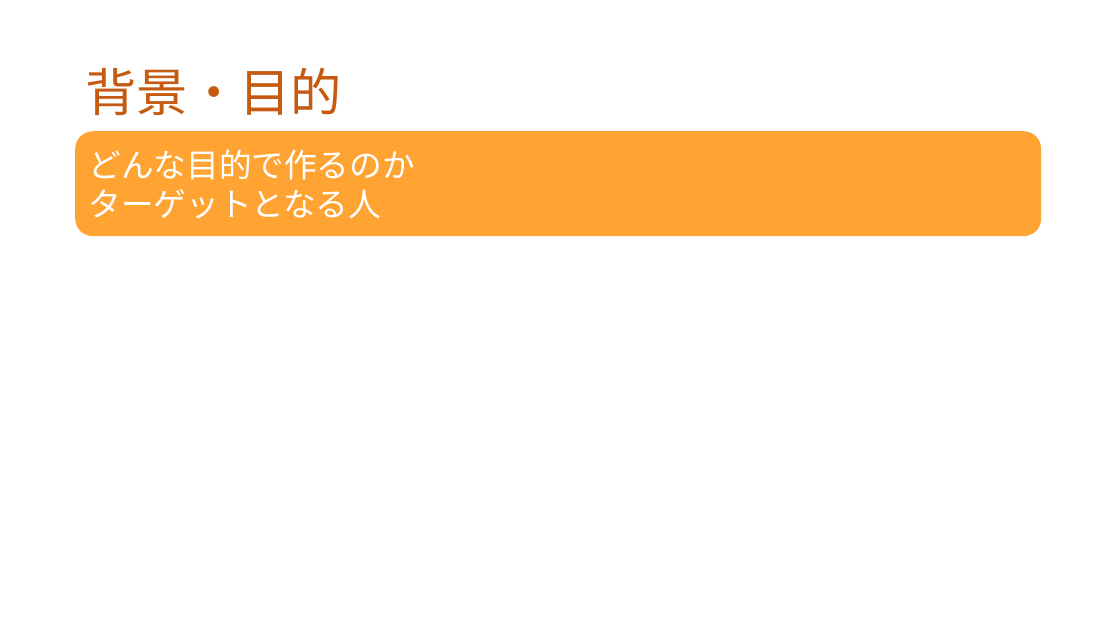
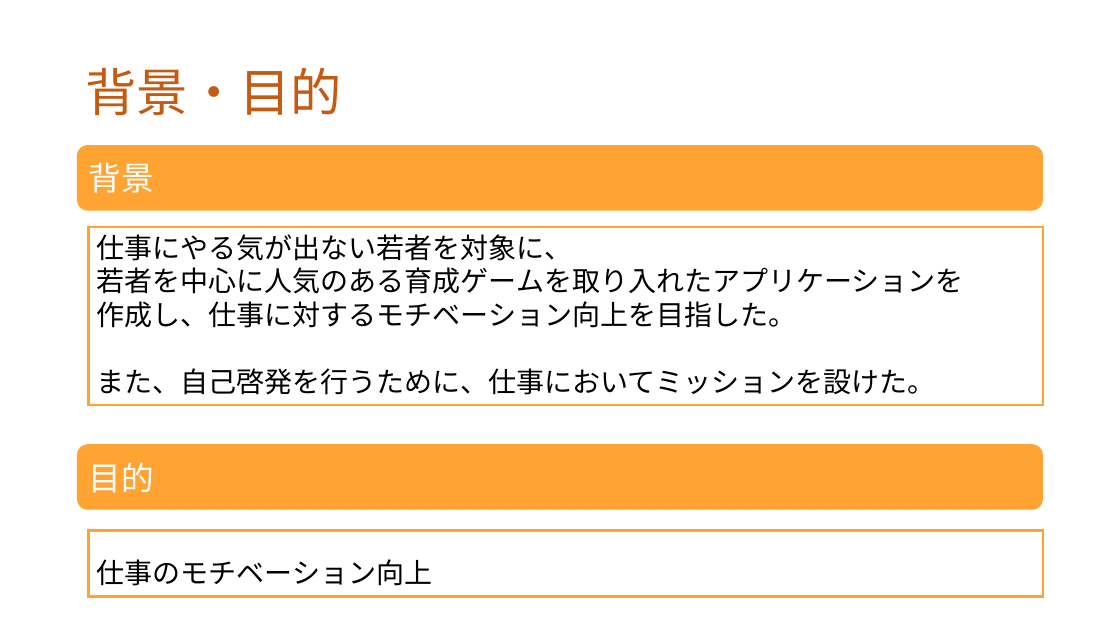
Before and after one commit to dojo2022/F-3, a slide deck: slide 4 of doc/プレゼン資料_F3_なかおっち.pptx. Drawn at 1120x630 pixels with LibreOffice and Linux fonts; fonts in the diff are those of the drawing. Boxes give left, top, right and bottom in pixels: in the first picture for what was removed or moved away, otherwise in the second. Text is boxed around its words. In the diff, an @@ line names an element or a change of style, - is before the commit and + after.

```diff
--- a/doc/プレゼン資料_F3_なかおっち.pptx
+++ b/doc/プレゼン資料_F3_なかおっち.pptx
@@ rounded rectangle added at <box>77,145,1044,211</box>, fill #FFA333, 28 pt, text #FFFFFF @@
+背景
@@ rectangle added at <box>89,227,1044,405</box>, outline #FFA333 2.25 pt @@
@@ text added at <box>97,234,964,395</box>, 24 pt, text #000000 @@
+仕事にやる気が出ない若者を対象に、
+若者を中心に人気のある育成ゲームを取り入れたアプリケーションを
+作成し、仕事に対するモチベーション向上を目指した。
+また、自己啓発を行うために、仕事においてミッションを設けた。
@@ rounded rectangle "目的": place and size @@
-rounded rectangle "目的" at <box>76,131,1042,236</box>
+rounded rectangle "目的" at <box>77,444,1044,510</box>
@@ text in rounded rectangle at <box>88,462,153,493</box>: text changed @@
-どんな目的で作るのか
-ターゲットとなる人
+目的
@@ rectangle added at <box>89,530,1044,597</box>, outline #FFA333 2.25 pt @@
@@ text added at <box>97,559,432,586</box>, 24 pt, text #000000 @@
+仕事のモチベーション向上
```
Also in this commit, not shown: 6 other slides changed, 7 slides added, 6 slides removed, 1 other file.
